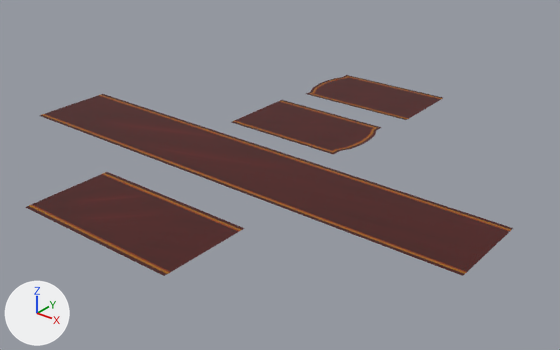
The glTF model front/public/assets/models/redCarpet.glb as it was, and as the next commit left it.
Camera for both pictures: a camera (50 mm lens) standing at (21.2, -26.2, 14.8) and looking at (0.5, -0.4, -1.2). Every picture has the same lights, and +X, +Y and +Z are marked at lower left.

Names of what the first picture shows: 'carpet1', 'carpet2', 'carpet3', 'carpet4'.
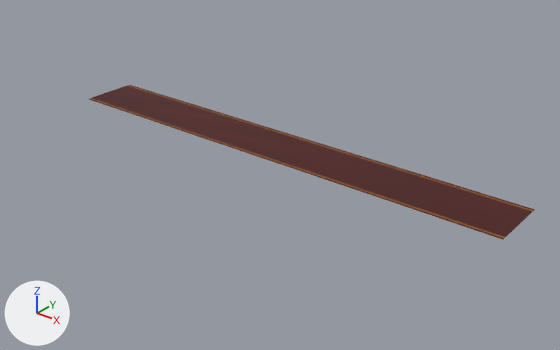
Where the change shows, as pixel boxes [x1, y1, x2, y2] in the pictures (560 x 350 px):
'carpet1', moved, rescaled (104% wider, 48% taller)
    before: [26, 172, 244, 276]
    after: [89, 85, 535, 239]
'carpet2', deleted (brown)
    before: [39, 94, 513, 276]
'carpet3', deleted (brown)
    before: [231, 100, 382, 155]
'carpet4', deleted (brown)
    before: [306, 75, 443, 120]

The change, as a list of edits to the scene's bpy script:
```text
Remove ob_carpet3:
    ob_carpet3 = bpy.data.objects.new('carpet3', me_scene_093)
    ob_carpet3.location = (0.13, 3.16, -0.12)
    ob_carpet3.rotation_euler = (1.571, 0.0, 0.0)  # degrees (90, 0, 0)
    ob_carpet3.scale = (0.01, 0.01, 0.01)
Remove ob_carpet4:
    ob_carpet4 = bpy.data.objects.new('carpet4', me_scene_093)
    ob_carpet4.location = (-1.04, 8.94, -0.12)
    ob_carpet4.rotation_euler = (1.571, 0.0, -3.128)  # degrees (90, 0, -179)
    ob_carpet4.scale = (0.01, 0.01, 0.01)
Change ob_carpet1:
    ob_carpet1.location: (0.0, -9.0, 0.01) -> (0.0, 0.0, 0.0)
    ob_carpet1.scale: (0.01, 0.01, 0.01) -> (0.0301, 0.01, 0.00717)
Remove ob_carpet2:
    ob_carpet2 = bpy.data.objects.new('carpet2', me_scene_094)
    ob_carpet2.location = (0.0, -2.59, 0.01)
    ob_carpet2.rotation_euler = (1.571, 0.0, 0.0)  # degrees (90, 0, 0)
    ob_carpet2.scale = (0.03, 0.01, 0.01)
```
